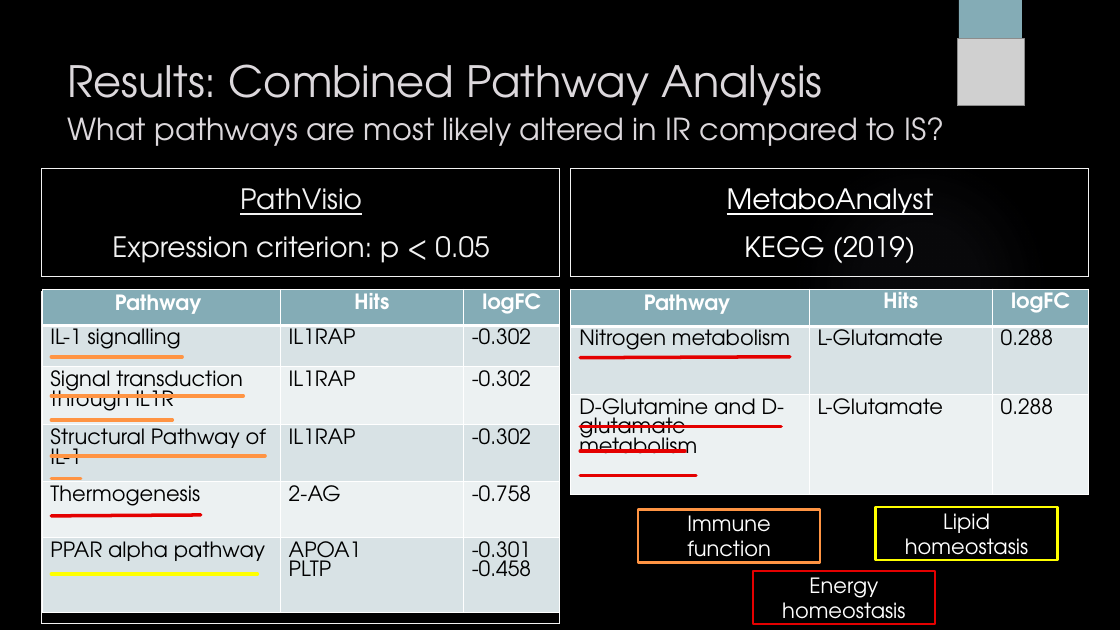
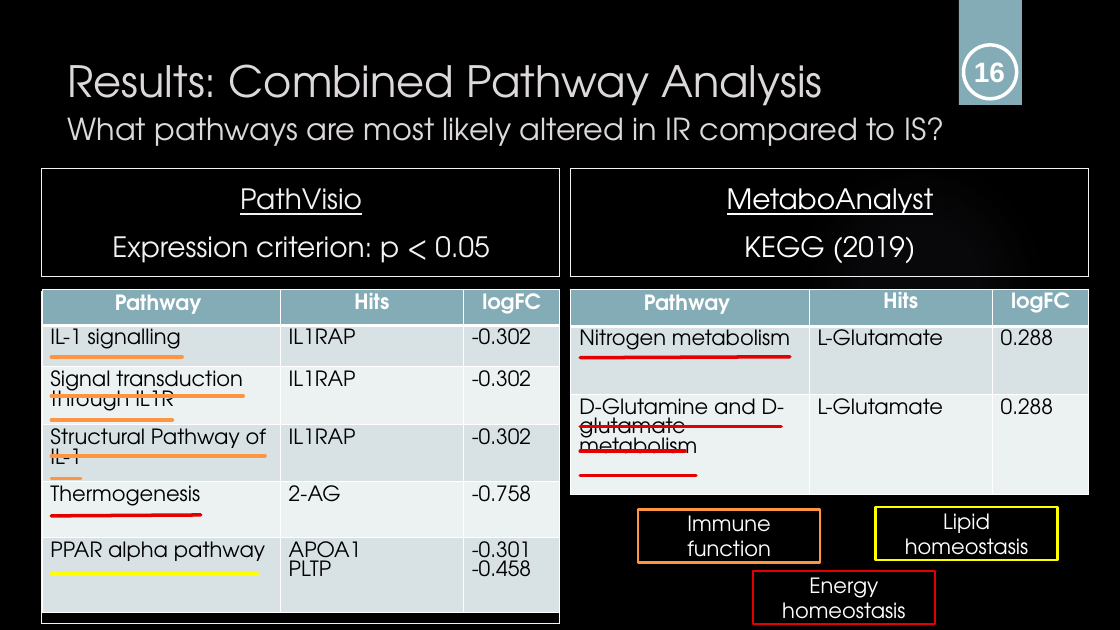
Before and after one commit to sabdeolive/Sabrina_BMS_Bachelor-Internship, a slide deck: slide 16 of Final Presentation.pptx (slide 17 before the commit). Drawn at 1120x630 pixels with LibreOffice and Linux fonts; fonts in the diff are those of the drawing; grey boxes stand for pictures; background and template pictures are left out. Boxes give left, top, right and bottom in pixels: in the first picture for what was removed or moved away, otherwise in the second. Text is boxed around its words. In the diff, an @@ line names an element or a change of style, - is before the commit and + after.

```diff
--- a/Final Presentation.pptx
+++ b/Final Presentation.pptx
@@ picture removed at (x1=958, y1=39, x2=1025, y2=106) @@
@@ ellipse added at (x1=964, y1=45, x2=1017, y2=98), outline #FFFFFF 3 pt @@
@@ text added at (x1=974, y1=62, x2=1005, y2=82), 24 pt, text #FFFFFF, bold @@
+16
```
Also in this commit, not shown: 20 other slides changed, 2 slides added, 1 slide removed.
